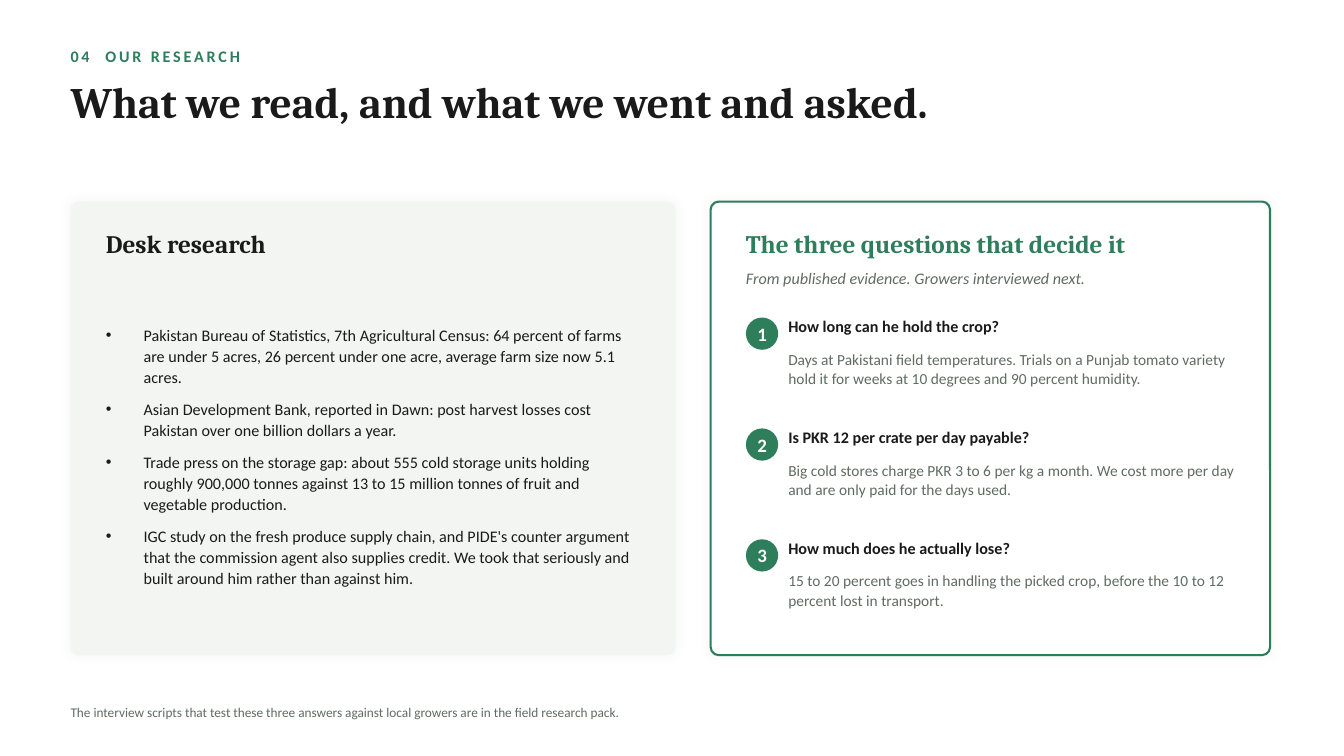
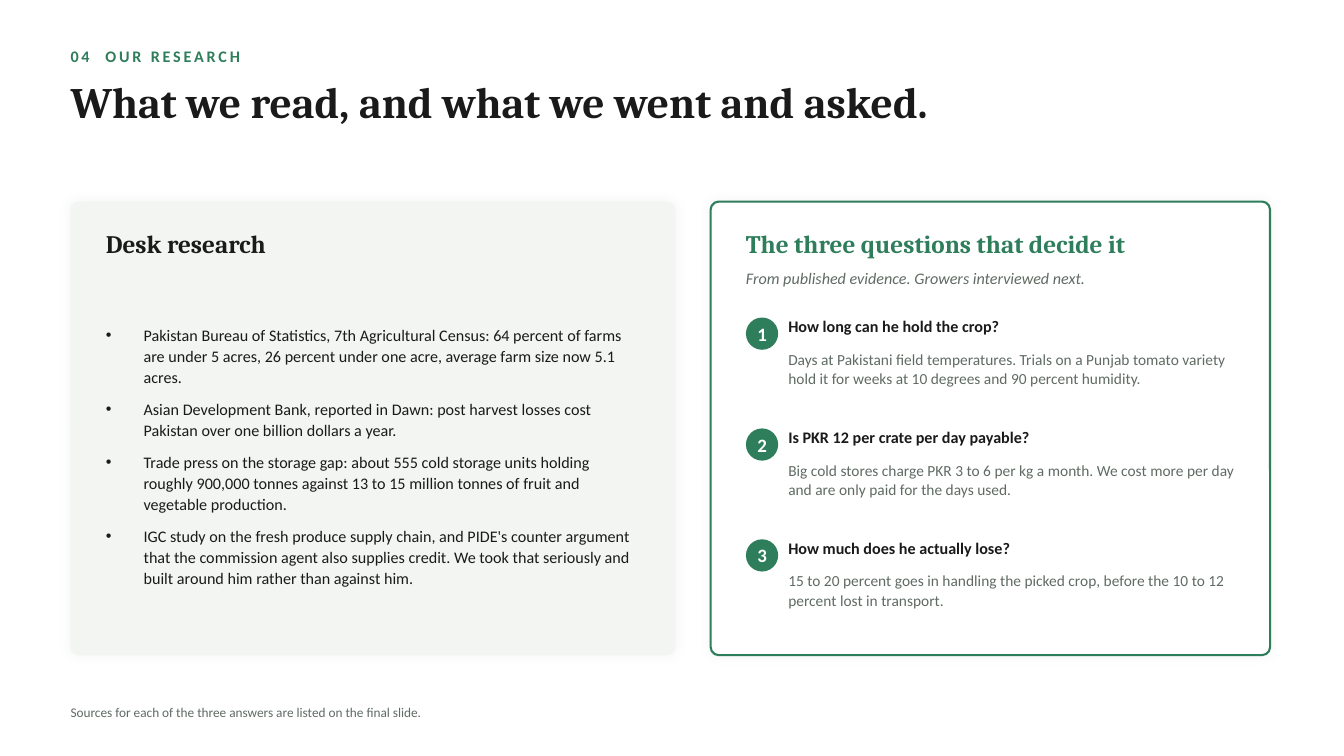
Before and after one commit to s9765fzsv8-cmyk/Claude, a slide deck: slide 5 of genz-entrepreneurship/Thanda-Godam-Pitch.pptx. Drawn at 1344x756 pixels with LibreOffice and Linux fonts; fonts in the diff are those of the drawing. Boxes give left, top, right and bottom in pixels: in the first picture for what was removed or moved away, otherwise in the second. Text is boxed around its words. In the diff, an @@ line names an element or a change of style, - is before the commit and + after.

```diff
--- a/genz-entrepreneurship/Thanda-Godam-Pitch.pptx
+++ b/genz-entrepreneurship/Thanda-Godam-Pitch.pptx
@@ text at box(71, 708, 421, 717): text changed @@
-The interview scripts that test these three answers against local growers are in the field research pack.
+Sources for each of the three answers are listed on the final slide.
```
Also in this commit, not shown: 2 other slides changed, 3 other files.
